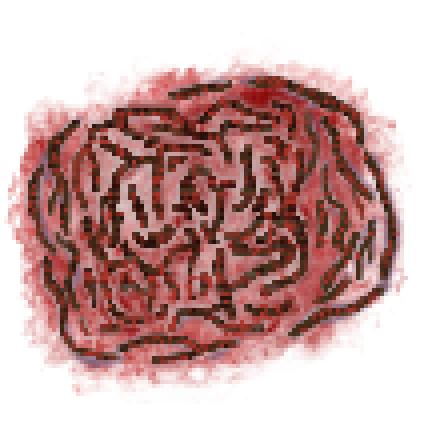
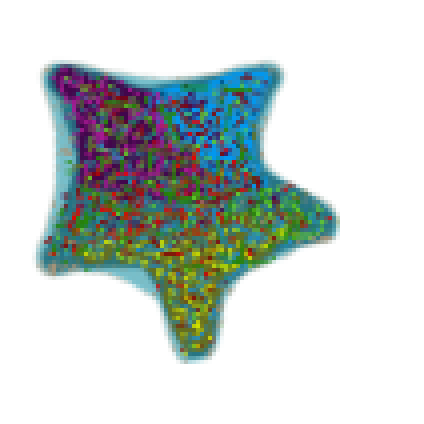
Comparing the layer stacks of the two 424 × 424 images. Changes:
showed group "hallow" (18 layers) over [32, 32, 392, 392]
hid group "crimson1" (11 layers) over [4, 32, 412, 404]
